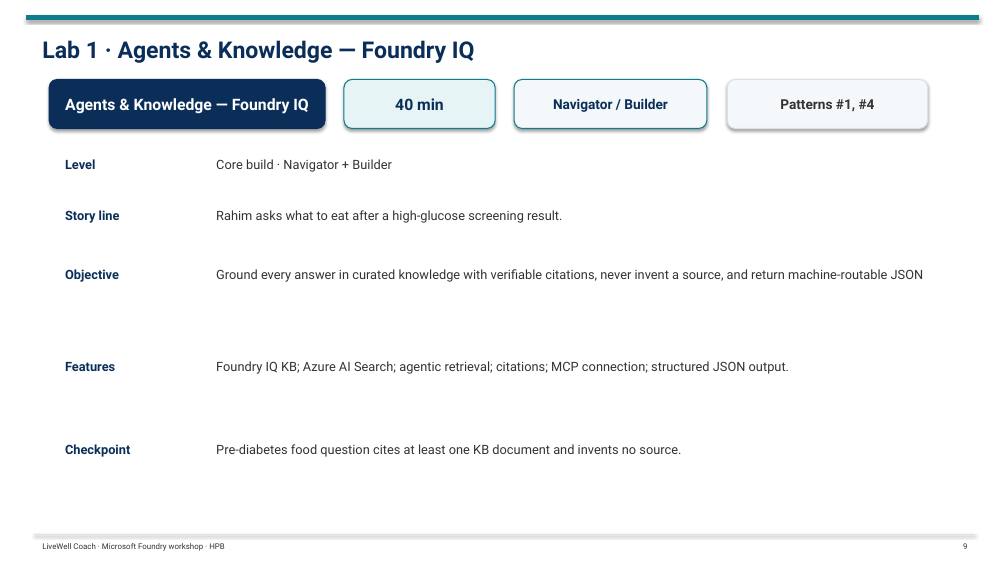
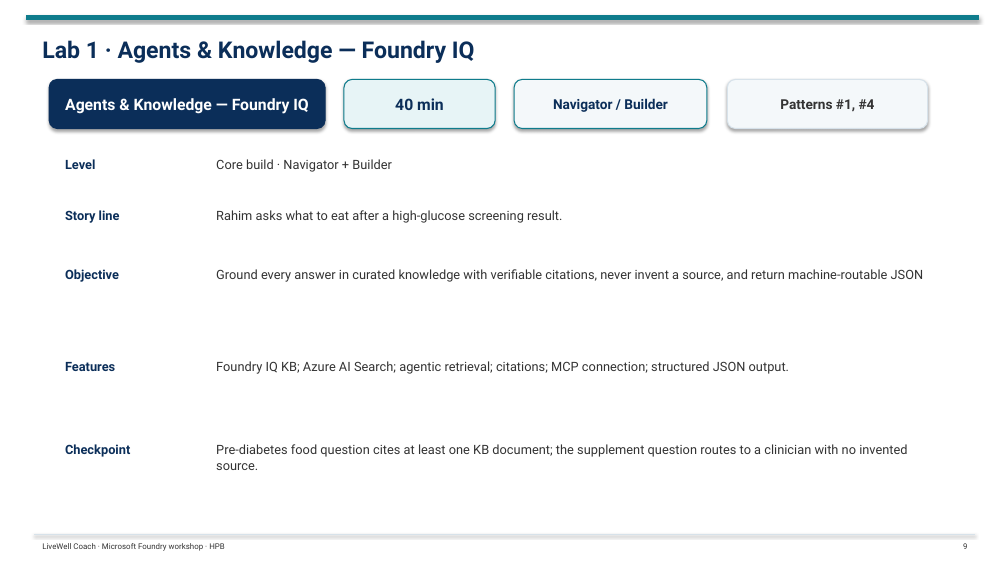
Before and after one commit to tonirex/livewell-foundry-workshop, a slide deck: slide 9 of deck/LiveWell-Foundry-Workshop-Day1.pptx. Drawn at 1008x567 pixels with LibreOffice and Linux fonts; fonts in the diff are those of the drawing. Boxes give left, top, right and bottom in pixels: in the first picture for what was removed or moved away, otherwise in the second. Text is boxed around its words. In the diff, an @@ line names an element or a change of style, - is before the commit and + after.

```diff
--- a/deck/LiveWell-Foundry-Workshop-Day1.pptx
+++ b/deck/LiveWell-Foundry-Workshop-Day1.pptx
@@ text at (216, 444, 907, 470): text changed @@
-Pre-diabetes food question cites at least one KB document and invents no source.
+Pre-diabetes food question cites at least one KB document; the supplement question routes to a clinician with no invented source.
```
Also in this commit, not shown: 11 other slides changed, 6 other files.
